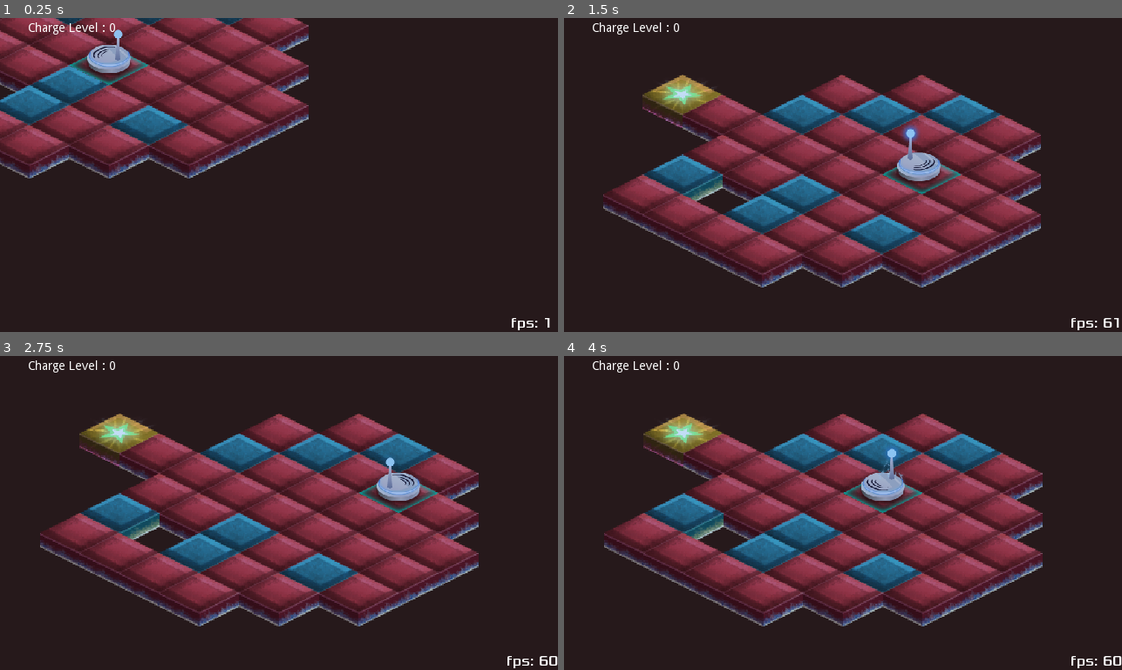
Above: before the commit, frames 1-4 (two rows, left to right).
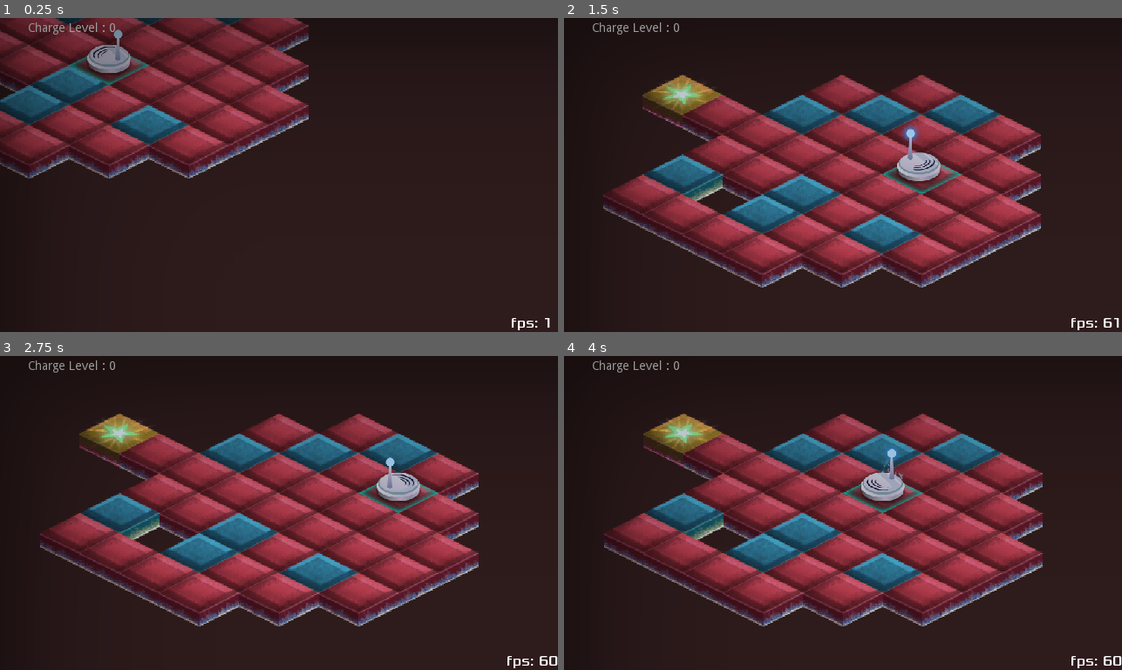
Above: after the commit, the same moments.

Repository: Najim-SD/Static-Discharge
Game: Godot game, scene res://Levels/Level 00.tscn
Same seed, same stepped clock (60 frames per second), same inputs: the game is played once before the commit and once after it.
Inputs:
- Up to frame 1 (0.25 s): no input
- Up to frame 2 (1.5 s): hold D (right) 0.53-1.28 s; tap K (discharge) at 0.6, 1.35 s; hold S (down) from 1.28 s (still down)
- Up to frame 3 (2.75 s): release S (down) at 2.03 s; hold D (right) from 2.03 s (still down); tap K (discharge) at 2.1 s
- Up to frame 4 (4 s): tap Enter at 2.75 s; release D (right) at 2.78 s; hold W (up) 2.78-3.53 s; tap K (discharge) at 2.85, 3.6 s; hold A (left) from 3.53 s (still down)

The runs differ from the first frame. In frame 1, 6.3% of the frame differs, in the area x 0-56%, y 0-52%; in frame 2, 3.0%; in frame 3, 3.0%; in frame 4, 3.0%.

Commit message:
Add tile sparks effects animations

Diff:
--- a/Resources/WorldEnvironment.tres
+++ b/Resources/WorldEnvironment.tres
@@ -1,7 +1,7 @@
 [gd_resource type="Environment" load_steps=3 format=2]
 
 [sub_resource type="Gradient" id=1]
-colors = PoolColorArray( 0, 0, 0, 1, 0.777008, 0.87041, 0.960938, 1 )
+colors = PoolColorArray( 0, 0, 0, 1, 0.928535, 0.953143, 0.986328, 1 )
 
 [sub_resource type="GradientTexture" id=2]
 gradient = SubResource( 1 )
@@ -16,9 +16,6 @@
 glow_enabled = true
 glow_levels/1 = true
 glow_levels/2 = true
-glow_levels/4 = true
-glow_levels/6 = true
-glow_levels/7 = true
 glow_blend_mode = 1
 glow_bicubic_upscale = true
 adjustment_enabled = true
--- a/Scenes/Bot.gd
+++ b/Scenes/Bot.gd
@@ -55,12 +55,18 @@
 			# What kind of Tile?
 			if collider.is_in_group("StaticTiles"):
 				chargeLevel += 1
+				$Sprites/Antenna.frame = 0
+				$Sprites/Antenna.play("Charging")
 			elif collider.is_in_group("NormalTiles"):
 				if chargeLevel > 0:
 					chargeLevel -= 1
+					$Sprites/Antenna.frame = 0
+					$Sprites/Antenna.play("Discharging")
 				else:
 					pass # Dust
-
+			if chargeLevel > 0 :
+				$"Sprites/Edge Light".show()
+			else : $"Sprites/Edge Light".hide()
 			# STEP
 			emit_signal("step")
 	else :
@@ -111,3 +117,13 @@
 		area.get_parent().find_node("Highlight FX").modulate.a = 0.0
 		#area.get_parent().find_node("Highlight FX").hide()
 	pass # Replace with function body.
+
+
+func _on_Antenna_animation_finished():
+	match $Sprites/Antenna.animation:
+		"Discharging":
+			if chargeLevel > 0:
+				$Sprites/Antenna.play("Charged")
+			else:
+				$Sprites/Antenna.play("Empty")
+	pass # Replace with function body.
--- a/Scenes/Bot.tscn
+++ b/Scenes/Bot.tscn
@@ -189,24 +189,24 @@
 
 [sub_resource type="SpriteFrames" id=7]
 animations = [ {
+"frames": [ ExtResource( 11 ), ExtResource( 10 ), ExtResource( 12 ), ExtResource( 22 ), ExtResource( 24 ), ExtResource( 9 ), ExtResource( 8 ), ExtResource( 17 ), ExtResource( 13 ), ExtResource( 25 ), ExtResource( 14 ), ExtResource( 15 ), ExtResource( 20 ) ],
+"loop": false,
+"name": "Charging",
+"speed": 18.0
+}, {
 "frames": [ ExtResource( 18 ), ExtResource( 16 ), ExtResource( 26 ), ExtResource( 27 ), ExtResource( 21 ), ExtResource( 23 ) ],
 "loop": false,
 "name": "Discharging",
 "speed": 10.0
 }, {
-"frames": [ ExtResource( 11 ), ExtResource( 10 ), ExtResource( 12 ), ExtResource( 22 ), ExtResource( 24 ), ExtResource( 9 ), ExtResource( 8 ), ExtResource( 17 ), ExtResource( 13 ), ExtResource( 25 ), ExtResource( 14 ), ExtResource( 15 ), ExtResource( 20 ) ],
-"loop": false,
-"name": "Charging",
-"speed": 18.0
+"frames": [ ExtResource( 28 ) ],
+"loop": true,
+"name": "Empty",
+"speed": 5.0
 }, {
 "frames": [ ExtResource( 19 ) ],
 "loop": true,
 "name": "Charged",
-"speed": 5.0
-}, {
-"frames": [ ExtResource( 28 ) ],
-"loop": true,
-"name": "Empty",
 "speed": 5.0
 } ]
 
@@ -239,6 +239,7 @@
 animation = "up"
 
 [node name="Edge Light" type="Sprite" parent="Sprites"]
+visible = false
 position = Vector2( 4, -8 )
 texture = ExtResource( 5 )
 
@@ -262,5 +263,6 @@
 collide_with_areas = true
 collide_with_bodies = false
 
+[connection signal="animation_finished" from="Sprites/Antenna" to="." method="_on_Antenna_animation_finished"]
 [connection signal="area_entered" from="Area2D" to="." method="_on_Area2D_area_entered"]
 [connection signal="area_exited" from="Area2D" to="." method="_on_Area2D_area_exited"]
--- a/Scenes/MultiCam.tscn
+++ b/Scenes/MultiCam.tscn
@@ -1,6 +1,7 @@
-[gd_scene load_steps=9 format=2]
+[gd_scene load_steps=10 format=2]
 
 [ext_resource path="res://Scenes/Camera2D.gd" type="Script" id=1]
+[ext_resource path="res://Art/FX/ScreenFX.png" type="Texture" id=2]
 [ext_resource path="res://Scenes/FPS_Label.tscn" type="PackedScene" id=3]
 [ext_resource path="res://Art/Fx/WhiteScreenFX/WhiteScreenFX0001.png" type="Texture" id=4]
 [ext_resource path="res://Art/Fx/WhiteScreenFX/WhiteScreenFX0005.png" type="Texture" id=5]
@@ -42,6 +43,18 @@
 
 [node name="AnimatedFX" type="AnimatedSprite" parent="HUD"]
 visible = false
+modulate = Color( 0.65098, 0.839216, 1, 0.431373 )
 frames = SubResource( 1 )
 animation = "WhiteScreenFX"
+frame = 4
+playing = true
 centered = false
+
+[node name="TextureRect" type="TextureRect" parent="HUD"]
+modulate = Color( 1, 1, 1, 0.509804 )
+anchor_right = 1.0
+anchor_bottom = 1.0
+texture = ExtResource( 2 )
+__meta__ = {
+"_edit_use_anchors_": false
+}
--- a/Scenes/Tiles/Goal Tile.tscn
+++ b/Scenes/Tiles/Goal Tile.tscn
@@ -1,14 +1,45 @@
-[gd_scene load_steps=5 format=2]
+[gd_scene load_steps=26 format=2]
 
 [ext_resource path="res://Art/Tiles/Goal Tile.png" type="Texture" id=1]
 [ext_resource path="res://Scenes/Tiles/Highlight FX.tscn" type="PackedScene" id=2]
+[ext_resource path="res://Art/Tiles/FX/Blue Sparks/Discharge Sparks 1/7.png" type="Texture" id=3]
+[ext_resource path="res://Art/Tiles/FX/Blue Sparks/Discharge Sparks 2/4.png" type="Texture" id=4]
+[ext_resource path="res://Art/Tiles/FX/Blue Sparks/Discharge Sparks 1/1.png" type="Texture" id=5]
+[ext_resource path="res://Art/Tiles/FX/Blue Sparks/Discharge Sparks 1/4.png" type="Texture" id=6]
+[ext_resource path="res://Art/Tiles/FX/Blue Sparks/Discharge Sparks 3/5.png" type="Texture" id=7]
+[ext_resource path="res://Art/Tiles/FX/Blue Sparks/Discharge Sparks 3/6.png" type="Texture" id=8]
+[ext_resource path="res://Art/Tiles/FX/Blue Sparks/Discharge Sparks 1/6.png" type="Texture" id=9]
+[ext_resource path="res://Art/Tiles/FX/Blue Sparks/Discharge Sparks 2/3.png" type="Texture" id=10]
+[ext_resource path="res://Art/Tiles/FX/Blue Sparks/Discharge Sparks 2/5.png" type="Texture" id=11]
+[ext_resource path="res://Art/Tiles/FX/Blue Sparks/Discharge Sparks 2/1.png" type="Texture" id=12]
+[ext_resource path="res://Art/Tiles/FX/Blue Sparks/Discharge Sparks 1/3.png" type="Texture" id=13]
+[ext_resource path="res://Art/Tiles/FX/Blue Sparks/Discharge Sparks 2/6.png" type="Texture" id=14]
+[ext_resource path="res://Art/Tiles/FX/Blue Sparks/Discharge Sparks 2/7.png" type="Texture" id=15]
+[ext_resource path="res://Art/Tiles/FX/Blue Sparks/Discharge Sparks 3/1.png" type="Texture" id=16]
+[ext_resource path="res://Art/Tiles/FX/Blue Sparks/Discharge Sparks 1/5.png" type="Texture" id=17]
+[ext_resource path="res://Art/Tiles/FX/Blue Sparks/Discharge Sparks 3/2.png" type="Texture" id=18]
+[ext_resource path="res://Art/Tiles/FX/Blue Sparks/Discharge Sparks 3/3.png" type="Texture" id=19]
+[ext_resource path="res://Art/Tiles/FX/Blue Sparks/Discharge Sparks 2/2.png" type="Texture" id=20]
+[ext_resource path="res://Art/Tiles/FX/Blue Sparks/Discharge Sparks 1/2.png" type="Texture" id=21]
+[ext_resource path="res://Art/Tiles/FX/Blue Sparks/Discharge Sparks 3/4.png" type="Texture" id=22]
+[ext_resource path="res://Art/Tiles/FX/Blue Sparks/Discharge Sparks 3/7.png" type="Texture" id=23]
 
 [sub_resource type="SpriteFrames" id=1]
 animations = [ {
-"frames": [  ],
-"loop": true,
-"name": "default",
-"speed": 5.0
+"frames": [ ExtResource( 12 ), ExtResource( 20 ), ExtResource( 10 ), ExtResource( 4 ), ExtResource( 11 ), ExtResource( 14 ), ExtResource( 15 ), ExtResource( 21 ) ],
+"loop": false,
+"name": "Sparks 2",
+"speed": 16.0
+}, {
+"frames": [ ExtResource( 16 ), ExtResource( 18 ), ExtResource( 19 ), ExtResource( 22 ), ExtResource( 7 ), ExtResource( 8 ), ExtResource( 23 ), ExtResource( 21 ) ],
+"loop": false,
+"name": "Sparks 3",
+"speed": 16.0
+}, {
+"frames": [ ExtResource( 5 ), ExtResource( 21 ), ExtResource( 13 ), ExtResource( 6 ), ExtResource( 17 ), ExtResource( 9 ), ExtResource( 3 ), ExtResource( 21 ) ],
+"loop": false,
+"name": "Sparks 1",
+"speed": 16.0
 } ]
 
 [sub_resource type="CircleShape2D" id=2]
@@ -24,11 +55,15 @@
 texture = ExtResource( 1 )
 
 [node name="FX" type="AnimatedSprite" parent="."]
+scale = Vector2( 0.5, 0.5 )
 frames = SubResource( 1 )
+animation = "Sparks 1"
+frame = 7
+playing = true
 
 [node name="Highlight FX" parent="." instance=ExtResource( 2 )]
 modulate = Color( 0.909804, 1, 0.690196, 0 )
-frame = 6
+frame = 14
 
 [node name="Area2D" type="Area2D" parent="." groups=[
 "GoalTiles",
--- a/Scenes/Tiles/Normal Tile.tscn
+++ b/Scenes/Tiles/Normal Tile.tscn
@@ -1,14 +1,45 @@
-[gd_scene load_steps=5 format=2]
+[gd_scene load_steps=26 format=2]
 
 [ext_resource path="res://Art/Tiles/Normal Tile.png" type="Texture" id=1]
 [ext_resource path="res://Scenes/Tiles/Highlight FX.tscn" type="PackedScene" id=2]
+[ext_resource path="res://Art/Tiles/FX/Red Sparks/Discharge Sparks 1/7.png" type="Texture" id=3]
+[ext_resource path="res://Art/Tiles/FX/Red Sparks/Discharge Sparks 2/4.png" type="Texture" id=4]
+[ext_resource path="res://Art/Tiles/FX/Red Sparks/Discharge Sparks 2/1.png" type="Texture" id=5]
+[ext_resource path="res://Art/Tiles/FX/Red Sparks/Discharge Sparks 3/2.png" type="Texture" id=6]
+[ext_resource path="res://Art/Tiles/FX/Red Sparks/Discharge Sparks 1/6.png" type="Texture" id=7]
+[ext_resource path="res://Art/Tiles/FX/Red Sparks/Discharge Sparks 1/1.png" type="Texture" id=8]
+[ext_resource path="res://Art/Tiles/FX/Red Sparks/Discharge Sparks 1/3.png" type="Texture" id=9]
+[ext_resource path="res://Art/Tiles/FX/Red Sparks/Discharge Sparks 3/3.png" type="Texture" id=10]
+[ext_resource path="res://Art/Tiles/FX/Red Sparks/Discharge Sparks 3/1.png" type="Texture" id=11]
+[ext_resource path="res://Art/Tiles/FX/Red Sparks/Discharge Sparks 2/6.png" type="Texture" id=12]
+[ext_resource path="res://Art/Tiles/FX/Red Sparks/Discharge Sparks 2/2.png" type="Texture" id=13]
+[ext_resource path="res://Art/Tiles/FX/Red Sparks/Discharge Sparks 1/2.png" type="Texture" id=14]
+[ext_resource path="res://Art/Tiles/FX/Red Sparks/Discharge Sparks 2/3.png" type="Texture" id=15]
+[ext_resource path="res://Art/Tiles/FX/Red Sparks/Discharge Sparks 2/7.png" type="Texture" id=16]
+[ext_resource path="res://Art/Tiles/FX/Red Sparks/Discharge Sparks 2/5.png" type="Texture" id=17]
+[ext_resource path="res://Art/Tiles/FX/Red Sparks/Discharge Sparks 3/5.png" type="Texture" id=18]
+[ext_resource path="res://Art/Tiles/FX/Red Sparks/Discharge Sparks 3/7.png" type="Texture" id=19]
+[ext_resource path="res://Art/Tiles/FX/Red Sparks/Discharge Sparks 1/5.png" type="Texture" id=20]
+[ext_resource path="res://Art/Tiles/FX/Red Sparks/Discharge Sparks 3/4.png" type="Texture" id=21]
+[ext_resource path="res://Art/Tiles/FX/Red Sparks/Discharge Sparks 3/6.png" type="Texture" id=22]
+[ext_resource path="res://Art/Tiles/FX/Red Sparks/Discharge Sparks 1/4.png" type="Texture" id=23]
 
 [sub_resource type="SpriteFrames" id=1]
 animations = [ {
-"frames": [  ],
-"loop": true,
-"name": "default",
-"speed": 5.0
+"frames": [ ExtResource( 5 ), ExtResource( 13 ), ExtResource( 15 ), ExtResource( 4 ), ExtResource( 17 ), ExtResource( 12 ), ExtResource( 16 ), ExtResource( 15 ) ],
+"loop": false,
+"name": "Sparks 2",
+"speed": 16.0
+}, {
+"frames": [ ExtResource( 11 ), ExtResource( 6 ), ExtResource( 10 ), ExtResource( 21 ), ExtResource( 18 ), ExtResource( 22 ), ExtResource( 19 ), ExtResource( 15 ) ],
+"loop": false,
+"name": "Sparks 3",
+"speed": 16.0
+}, {
+"frames": [ ExtResource( 8 ), ExtResource( 14 ), ExtResource( 9 ), ExtResource( 23 ), ExtResource( 20 ), ExtResource( 7 ), ExtResource( 3 ), ExtResource( 15 ) ],
+"loop": false,
+"name": "Sparks 1",
+"speed": 16.0
 } ]
 
 [sub_resource type="CircleShape2D" id=2]
@@ -24,11 +55,15 @@
 texture = ExtResource( 1 )
 
 [node name="FX" type="AnimatedSprite" parent="."]
+scale = Vector2( 0.5, 0.5 )
 frames = SubResource( 1 )
+animation = "Sparks 1"
+frame = 7
+playing = true
 
 [node name="Highlight FX" parent="." instance=ExtResource( 2 )]
 modulate = Color( 0.909804, 1, 0.690196, 0 )
-frame = 26
+frame = 25
 
 [node name="Area2D" type="Area2D" parent="." groups=[
 "NormalTiles",
--- a/Scenes/Tiles/Static Tile.tscn
+++ b/Scenes/Tiles/Static Tile.tscn
@@ -1,14 +1,45 @@
-[gd_scene load_steps=5 format=2]
+[gd_scene load_steps=26 format=2]
 
 [ext_resource path="res://Art/Tiles/Static Tile.png" type="Texture" id=1]
 [ext_resource path="res://Scenes/Tiles/Highlight FX.tscn" type="PackedScene" id=2]
+[ext_resource path="res://Art/Tiles/FX/Blue Sparks/Discharge Sparks 1/7.png" type="Texture" id=3]
+[ext_resource path="res://Art/Tiles/FX/Blue Sparks/Discharge Sparks 2/4.png" type="Texture" id=4]
+[ext_resource path="res://Art/Tiles/FX/Blue Sparks/Discharge Sparks 1/1.png" type="Texture" id=5]
+[ext_resource path="res://Art/Tiles/FX/Blue Sparks/Discharge Sparks 1/4.png" type="Texture" id=6]
+[ext_resource path="res://Art/Tiles/FX/Blue Sparks/Discharge Sparks 3/5.png" type="Texture" id=7]
+[ext_resource path="res://Art/Tiles/FX/Blue Sparks/Discharge Sparks 3/6.png" type="Texture" id=8]
+[ext_resource path="res://Art/Tiles/FX/Blue Sparks/Discharge Sparks 1/6.png" type="Texture" id=9]
+[ext_resource path="res://Art/Tiles/FX/Blue Sparks/Discharge Sparks 2/3.png" type="Texture" id=10]
+[ext_resource path="res://Art/Tiles/FX/Blue Sparks/Discharge Sparks 2/5.png" type="Texture" id=11]
+[ext_resource path="res://Art/Tiles/FX/Blue Sparks/Discharge Sparks 2/1.png" type="Texture" id=12]
+[ext_resource path="res://Art/Tiles/FX/Blue Sparks/Discharge Sparks 1/3.png" type="Texture" id=13]
+[ext_resource path="res://Art/Tiles/FX/Blue Sparks/Discharge Sparks 2/6.png" type="Texture" id=14]
+[ext_resource path="res://Art/Tiles/FX/Blue Sparks/Discharge Sparks 2/7.png" type="Texture" id=15]
+[ext_resource path="res://Art/Tiles/FX/Blue Sparks/Discharge Sparks 3/1.png" type="Texture" id=16]
+[ext_resource path="res://Art/Tiles/FX/Blue Sparks/Discharge Sparks 1/5.png" type="Texture" id=17]
+[ext_resource path="res://Art/Tiles/FX/Blue Sparks/Discharge Sparks 3/2.png" type="Texture" id=18]
+[ext_resource path="res://Art/Tiles/FX/Blue Sparks/Discharge Sparks 3/3.png" type="Texture" id=19]
+[ext_resource path="res://Art/Tiles/FX/Blue Sparks/Discharge Sparks 2/2.png" type="Texture" id=20]
+[ext_resource path="res://Art/Tiles/FX/Blue Sparks/Discharge Sparks 1/2.png" type="Texture" id=21]
+[ext_resource path="res://Art/Tiles/FX/Blue Sparks/Discharge Sparks 3/4.png" type="Texture" id=22]
+[ext_resource path="res://Art/Tiles/FX/Blue Sparks/Discharge Sparks 3/7.png" type="Texture" id=23]
 
 [sub_resource type="SpriteFrames" id=1]
 animations = [ {
-"frames": [  ],
-"loop": true,
-"name": "default",
-"speed": 5.0
+"frames": [ ExtResource( 12 ), ExtResource( 20 ), ExtResource( 10 ), ExtResource( 4 ), ExtResource( 11 ), ExtResource( 14 ), ExtResource( 15 ), ExtResource( 21 ) ],
+"loop": false,
+"name": "Sparks 2",
+"speed": 16.0
+}, {
+"frames": [ ExtResource( 16 ), ExtResource( 18 ), ExtResource( 19 ), ExtResource( 22 ), ExtResource( 7 ), ExtResource( 8 ), ExtResource( 23 ), ExtResource( 21 ) ],
+"loop": false,
+"name": "Sparks 3",
+"speed": 16.0
+}, {
+"frames": [ ExtResource( 5 ), ExtResource( 21 ), ExtResource( 13 ), ExtResource( 6 ), ExtResource( 17 ), ExtResource( 9 ), ExtResource( 3 ), ExtResource( 21 ) ],
+"loop": false,
+"name": "Sparks 1",
+"speed": 16.0
 } ]
 
 [sub_resource type="CircleShape2D" id=2]
@@ -24,11 +55,15 @@
 texture = ExtResource( 1 )
 
 [node name="FX" type="AnimatedSprite" parent="."]
+scale = Vector2( 0.5, 0.5 )
 frames = SubResource( 1 )
+animation = "Sparks 1"
+frame = 7
+playing = true
 
 [node name="Highlight FX" parent="." instance=ExtResource( 2 )]
 modulate = Color( 0.909804, 1, 0.690196, 0 )
-frame = 21
+frame = 14
 
 [node name="Area2D" type="Area2D" parent="." groups=[
 "StaticTiles",
Binary file added: Art/Tiles/FX/Blue Sparks/Discharge Sparks 1/1.png
Not shown, added: Art/Tiles/FX/Blue Sparks/Discharge Sparks 1/1.png.import
Binary file added: Art/Tiles/FX/Blue Sparks/Discharge Sparks 1/2.png
Not shown, added: Art/Tiles/FX/Blue Sparks/Discharge Sparks 1/2.png.import
Binary file added: Art/Tiles/FX/Blue Sparks/Discharge Sparks 1/3.png
Not shown, added: Art/Tiles/FX/Blue Sparks/Discharge Sparks 1/3.png.import
Binary file added: Art/Tiles/FX/Blue Sparks/Discharge Sparks 1/4.png
Not shown, added: Art/Tiles/FX/Blue Sparks/Discharge Sparks 1/4.png.import
Binary file added: Art/Tiles/FX/Blue Sparks/Discharge Sparks 1/5.png
Not shown, added: Art/Tiles/FX/Blue Sparks/Discharge Sparks 1/5.png.import
Binary file added: Art/Tiles/FX/Blue Sparks/Discharge Sparks 1/6.png
Not shown, added: Art/Tiles/FX/Blue Sparks/Discharge Sparks 1/6.png.import
(and 72 more such lines)
